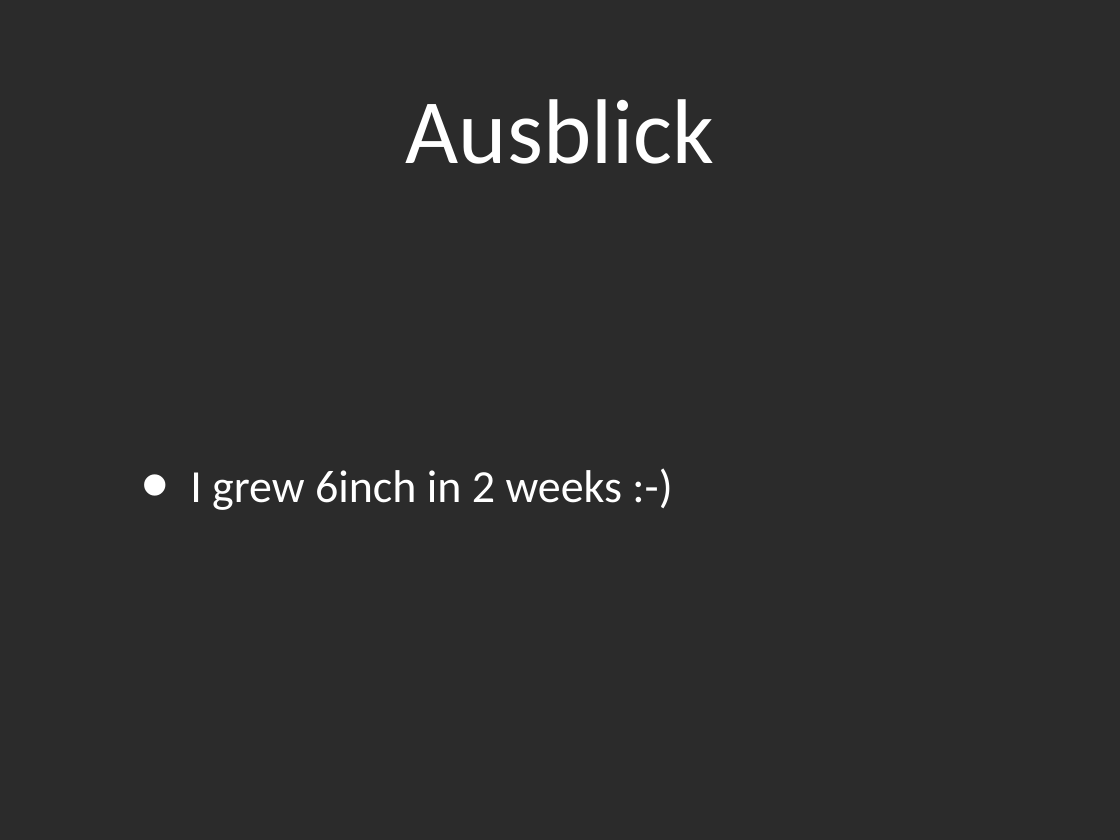
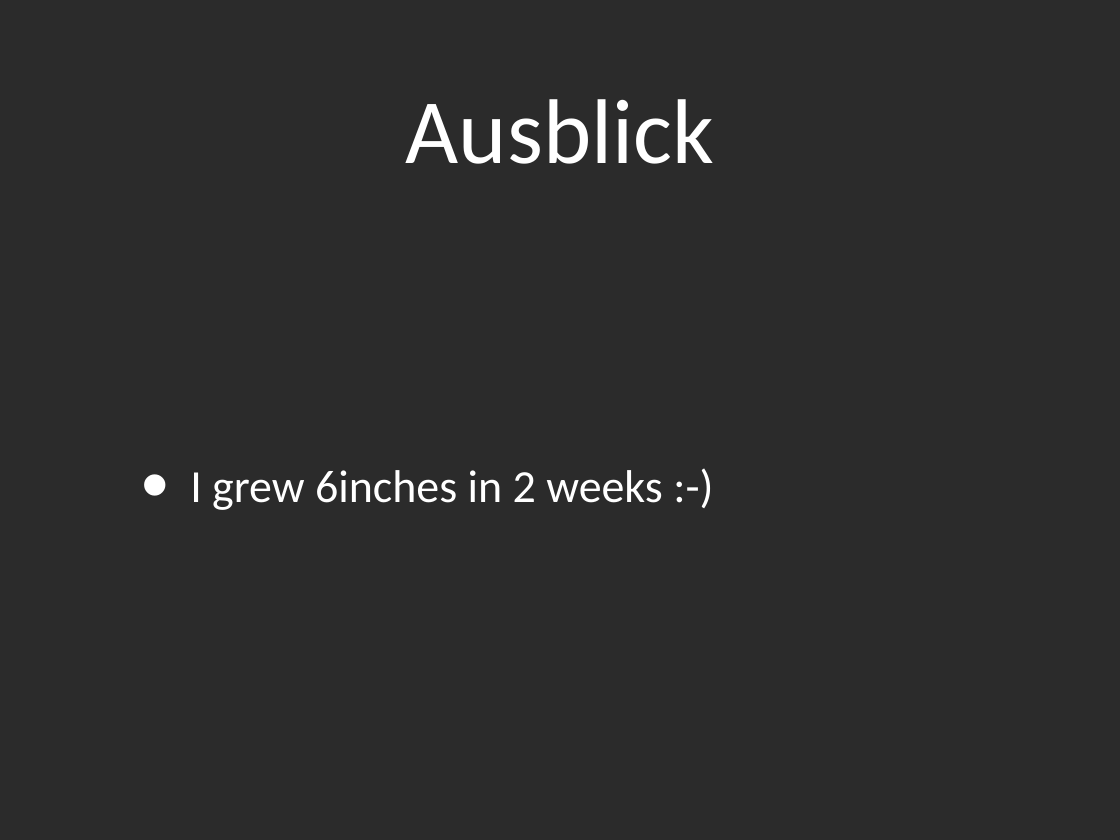
Before and after one commit to Tsopic/ai-battleship, a slide deck: slide 9 of Präsentation/Presentation_PPT.ppt. Drawn at 1120x840 pixels with LibreOffice and Linux fonts; fonts in the diff are those of the drawing; background and template pictures are left out; a plain dark background stands for a picture behind light text. Boxes give left, top, right and bottom in pixels: in the first picture for what was removed or moved away, otherwise in the second. Text is boxed around its words. In the diff, an @@ line names an element or a change of style, - is before the commit and + after.

```diff
--- a/Präsentation/Presentation_PPT.ppt
+++ b/Präsentation/Presentation_PPT.ppt
@@ text at [190, 470, 663, 510]: text changed @@
-• I grew 6inch in 2 weeks :-)
+• I grew 6inches in 2 weeks :-)
```
Also in this commit, not shown: 4 other slides changed, 2 other files.
